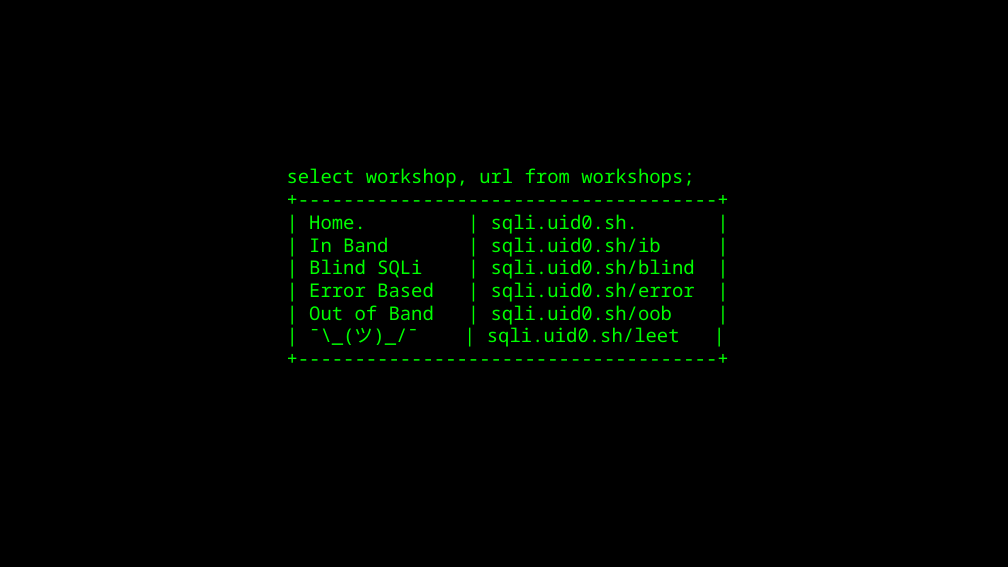
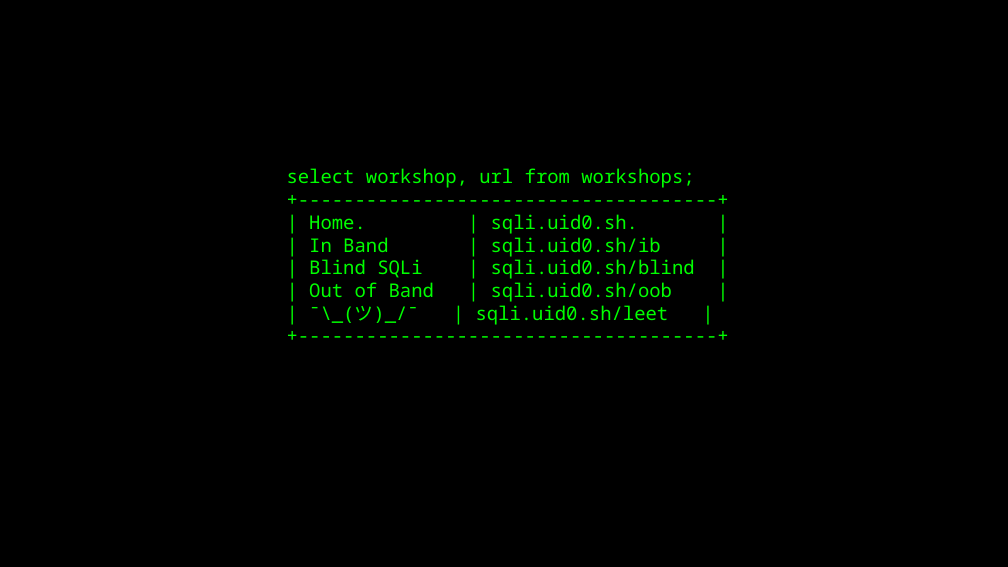
Before and after one commit to vortexau/sectalkscbr-sqli, a slide deck: slide 10 of slides/SQLi-Preso.pptx (slide 11 before the commit). Drawn at 1008x567 pixels with LibreOffice and Linux fonts; fonts in the diff are those of the drawing. Boxes give left, top, right and bottom in pixels: in the first picture for what was removed or moved away, otherwise in the second. Text is boxed around its words. In the diff, an @@ line names an element or a change of style, - is before the commit and + after.

```diff
--- a/slides/SQLi-Preso.pptx
+++ b/slides/SQLi-Preso.pptx
@@ text at (309, 282, 695, 302): paragraph removed @@
-| Error Based | sqli.uid0.sh/error |
```
Also in this commit, not shown: 2 slides added, 3 slides removed, 1 other file.
